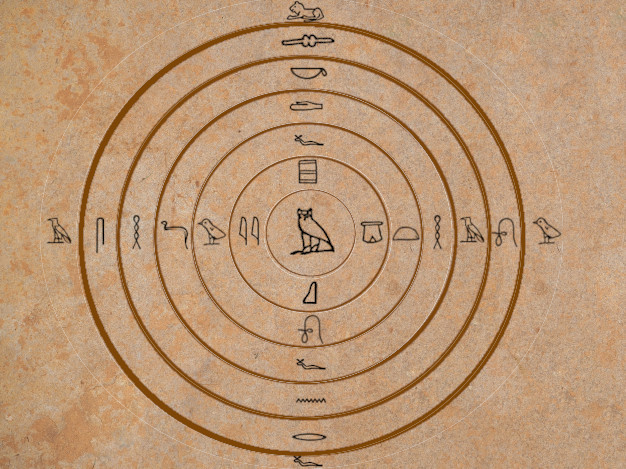
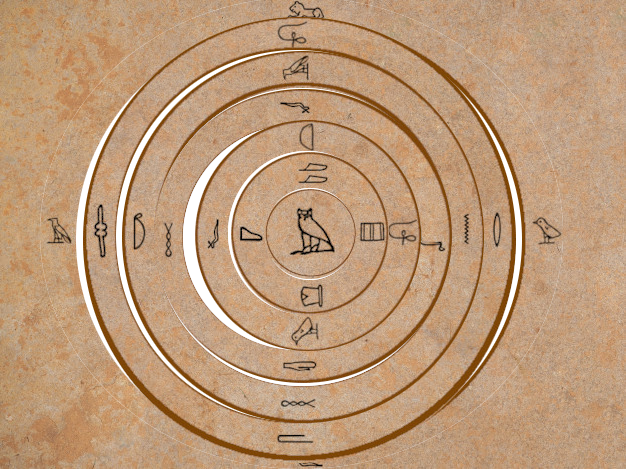
Layers edited between the first and the second 626 x 469 image:
painted on "2" over bbox(228, 152, 392, 316)
painted on "3" over bbox(192, 120, 423, 351)
painted on "4" over bbox(154, 89, 452, 383)
painted on "5" over bbox(117, 51, 489, 423)
painted on "6" over bbox(76, 17, 522, 463)
